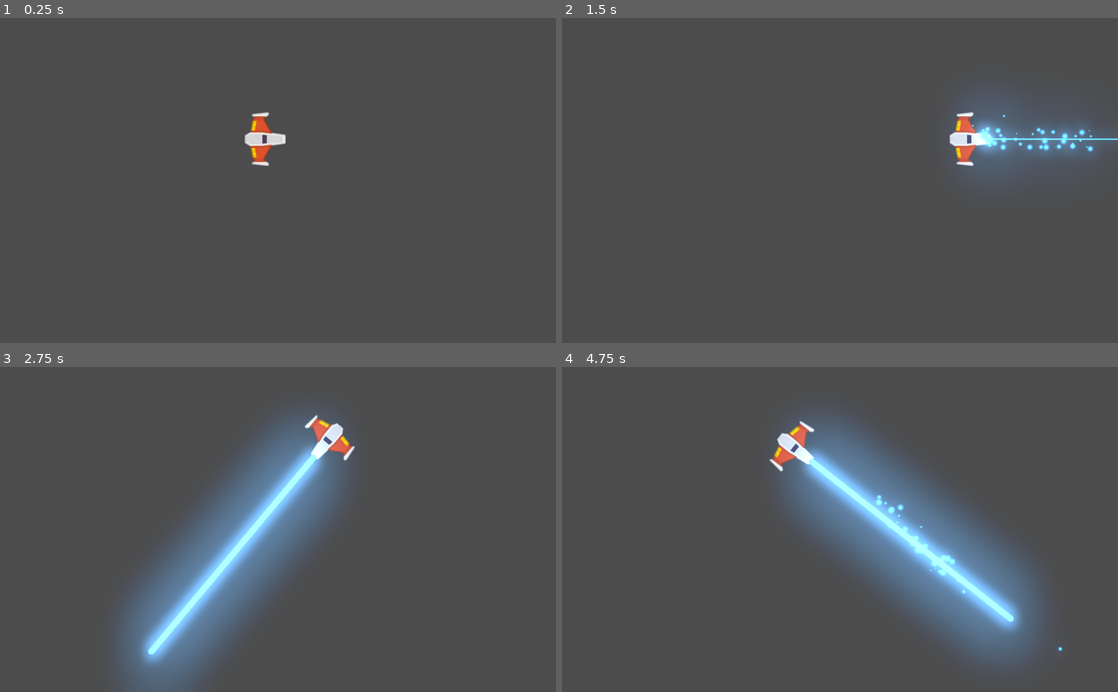
Above: before the commit, frames 1-4 (two rows, left to right).
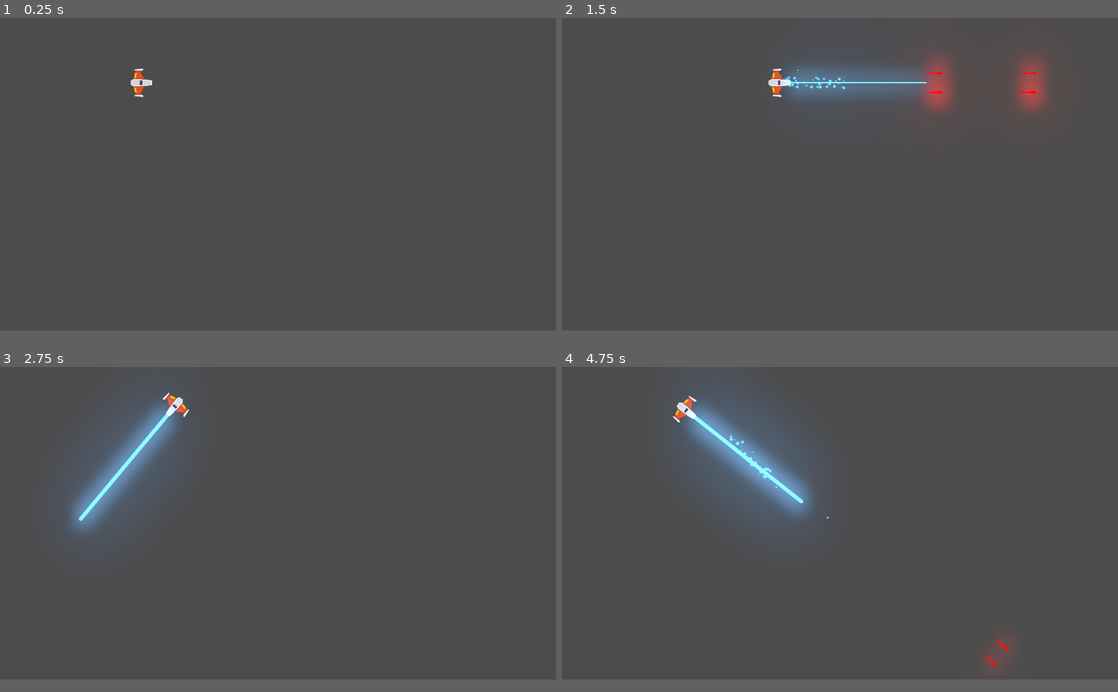
Above: after the commit, the same moments.

Repository: matiturock/Juego-meteoritos
Game: Godot game, scene res://Juego/Niveles/NivelTest.tscn
Same seed, same stepped clock (60 frames per second), same inputs: the game is played once before the commit and once after it.
Inputs (mouse positions are in pixels of both pictures, inside the frame that each line leads up to):
- Up to frame 1 (0.25 s): no input
- Up to frame 2 (1.5 s): tap Enter at 0.5 s; move the mouse to (962, 164) at 0.52 s; press the mouse at (962, 164) at 0.53 s; hold W (mover_adelante) 0.53-1.28 s; move the mouse to (728, 196) at 1.27 s; release the mouse at (728, 196) at 1.28 s; hold S (mover_atras) from 1.28 s (still down); right-click (728, 196) at 1.35 s
- Up to frame 3 (2.75 s): move the mouse to (333, 458) at 2.02 s; release S (mover_atras) at 2.03 s; hold W (mover_adelante) from 2.03 s (still down); hold A (rotar_antihorario) from 2.03 s (still down)
- Up to frame 4 (4.75 s): move the mouse to (812, 594) at 2.77 s; release A (rotar_antihorario) at 2.78 s; tap D (rotar_horario) at 2.85 s; move the mouse to (1006, 578) at 3.52 s; release W (mover_adelante) at 3.53 s; press the mouse at (1006, 578) at 3.53 s; hold S (mover_atras) from 3.53 s (still down); move the mouse to (673, 480) at 4.27 s; release the mouse at (673, 480) at 4.28 s; right-click (673, 480) at 4.35 s
In our replay, the window is 800x468 before the commit and 800x450 after it. These sizes can differ from the game's own. Grey fills any space a smaller window leaves; there, only what the larger window draws over its background counts as a difference.

The runs differ from the first frame. In frame 1, 0.8% of the frame differs, in the area x 23-52%, y 15-46%; in frame 2, 9.0%; in frame 3, 22%; in frame 4, 23%, in the area x 19-91%, y 8-93%.

Commit message:
proyectiles

Diff:
--- a/Juego/Naves/Player/Player.tscn
+++ b/Juego/Naves/Player/Player.tscn
@@ -1,15 +1,19 @@
-[gd_scene load_steps=7 format=2]
+[gd_scene load_steps=8 format=2]
 
 [ext_resource path="res://Juego/Naves/Player/Player.png" type="Texture" id=1]
 [ext_resource path="res://Juego/Naves/Player/MaterialFisico.tres" type="PhysicsMaterial" id=2]
 [ext_resource path="res://Juego/Naves/Player/Player.gd" type="Script" id=3]
 [ext_resource path="res://Juego/Naves/Proyectiles/Canion.tscn" type="PackedScene" id=4]
 [ext_resource path="res://Juego/Naves/Proyectiles/Laser/LaserBeam2D.tscn" type="PackedScene" id=5]
+[ext_resource path="res://Juego/Naves/Proyectiles/Proyectil_player.tscn" type="PackedScene" id=6]
 
 [sub_resource type="CircleShape2D" id=1]
 radius = 36.5913
 
 [node name="Player" type="RigidBody2D"]
+z_index = 50
+z_as_relative = false
+collision_mask = 22
 physics_material_override = ExtResource( 2 )
 gravity_scale = 0.0
 can_sleep = false
@@ -27,6 +31,7 @@
 
 [node name="Canion" parent="." instance=ExtResource( 4 )]
 position = Vector2( -1, 0 )
+proyectil = ExtResource( 6 )
 
 [node name="PuntoIzquierdo" parent="Canion" index="0"]
 position = Vector2( 0, -33 )
--- a/Juego/Naves/Proyectiles/Canion.tscn
+++ b/Juego/Naves/Proyectiles/Canion.tscn
@@ -1,7 +1,7 @@
 [gd_scene load_steps=4 format=2]
 
 [ext_resource path="res://Juego/Naves/Proyectiles/Canion.gd" type="Script" id=1]
-[ext_resource path="res://Juego/Naves/Proyectiles/Proyectil.tscn" type="PackedScene" id=2]
+[ext_resource path="res://Juego/Naves/Proyectiles/Proyectil_player.tscn" type="PackedScene" id=2]
 [ext_resource path="res://Juego/Naves/Proyectiles/ProyectilSFX.tres" type="AudioStream" id=3]
 
 [node name="Canion" type="Node2D"]
--- a/Juego/Naves/Proyectiles/Proyectil.tscn
+++ b/Juego/Naves/Proyectiles/Proyectil.tscn
@@ -1,11 +1,7 @@
-[gd_scene load_steps=4 format=2]
+[gd_scene load_steps=3 format=2]
 
 [ext_resource path="res://Juego/Naves/Proyectiles/Proyectil_player.png" type="Texture" id=1]
 [ext_resource path="res://Juego/Naves/Proyectiles/Proyectil.gd" type="Script" id=2]
-
-[sub_resource type="CapsuleShape2D" id=1]
-radius = 4.37652
-height = 44.9368
 
 [node name="Proyectil" type="Area2D"]
 script = ExtResource( 2 )
@@ -17,7 +13,6 @@
 
 [node name="CollisionShape2D" type="CollisionShape2D" parent="."]
 rotation = 1.5708
-shape = SubResource( 1 )
 
 [node name="VisibilityNotifier2D" type="VisibilityNotifier2D" parent="."]
 scale = Vector2( 0.0807611, 0.0807611 )
--- /dev/null
+++ b/Juego/Naves/Proyectiles/Proyectil_enemigo.tscn
@@ -0,0 +1,20 @@
+[gd_scene load_steps=4 format=2]
+
+[ext_resource path="res://Juego/Naves/Proyectiles/Proyectil_enemigo.png" type="Texture" id=1]
+[ext_resource path="res://Juego/Naves/Proyectiles/Proyectil.tscn" type="PackedScene" id=2]
+
+[sub_resource type="CapsuleShape2D" id=1]
+radius = 5.43714
+height = 41.4016
+
+[node name="Proyectil" instance=ExtResource( 2 )]
+z_index = 39
+collision_layer = 16
+collision_mask = 5
+
+[node name="Sprite" parent="." index="0"]
+modulate = Color( 0, 1.15, 0.12, 1 )
+texture = ExtResource( 1 )
+
+[node name="CollisionShape2D" parent="." index="1"]
+shape = SubResource( 1 )
--- /dev/null
+++ b/Juego/Naves/Proyectiles/Proyectil_player.tscn
@@ -0,0 +1,15 @@
+[gd_scene load_steps=3 format=2]
+
+[ext_resource path="res://Juego/Naves/Proyectiles/Proyectil.tscn" type="PackedScene" id=1]
+
+[sub_resource type="CapsuleShape2D" id=1]
+radius = 5.6139
+height = 45.2907
+
+[node name="Proyectil_player" instance=ExtResource( 1 )]
+z_index = 40
+collision_layer = 8
+collision_mask = 6
+
+[node name="CollisionShape2D" parent="." index="1"]
+shape = SubResource( 1 )
--- a/default_bus_layout.tres
+++ b/default_bus_layout.tres
@@ -3,7 +3,7 @@
 [resource]
 bus/1/name = "SFX"
 bus/1/solo = false
-bus/1/mute = false
+bus/1/mute = true
 bus/1/bypass_fx = false
 bus/1/volume_db = 0.0
 bus/1/send = "Master"
--- a/default_env.tres
+++ b/default_env.tres
@@ -6,9 +6,7 @@
 background_mode = 4
 background_sky = SubResource( 1 )
 glow_enabled = true
-glow_intensity = 2.24
-glow_strength = 0.92
+glow_intensity = 8.0
+glow_strength = 0.8
 glow_blend_mode = 0
-glow_hdr_threshold = 1.05
-glow_hdr_luminance_cap = 15.51
 glow_bicubic_upscale = true
--- a/project.godot
+++ b/project.godot
@@ -52,6 +52,17 @@
 
 Eventos="*res://Juego/Autoloads/Eventos.gd"
 
+[display]
+
+window/size/width=1920
+window/size/height=1080
+window/size/resizable=false
+window/size/always_on_top=true
+window/size/test_width=1280
+window/size/test_height=720
+window/stretch/mode="2d"
+window/stretch/aspect="keep"
+
 [input]
 
 mover_adelante={
@@ -89,6 +100,14 @@
  ]
 }
 
+[layer_names]
+
+2d_physics/layer_1="Player"
+2d_physics/layer_2="enemigo"
+2d_physics/layer_3="meteorito"
+2d_physics/layer_4="proyectil_player"
+2d_physics/layer_5="proyectil_enemigo"
+
 [physics]
 
 common/enable_pause_aware_picking=true
Binary file added: Juego/Naves/Proyectiles/Proyectil_enemigo.png
Not shown, added: Juego/Naves/Proyectiles/Proyectil_enemigo.png.import
Binary file changed: icon.png
